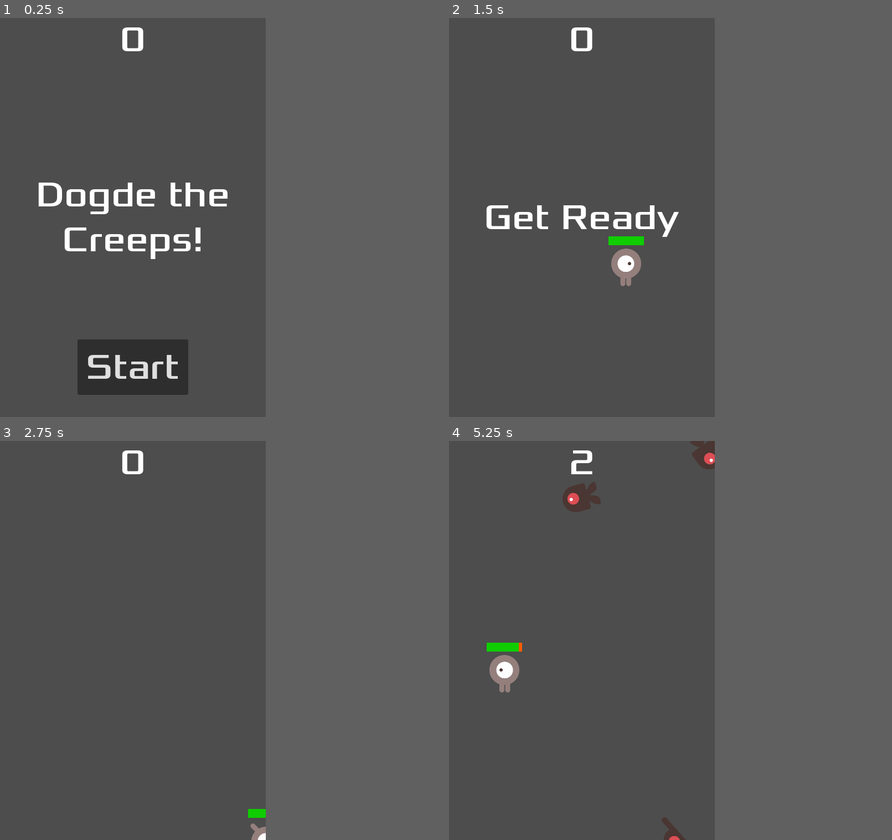
Above: before the commit, frames 1-4 (two rows, left to right).
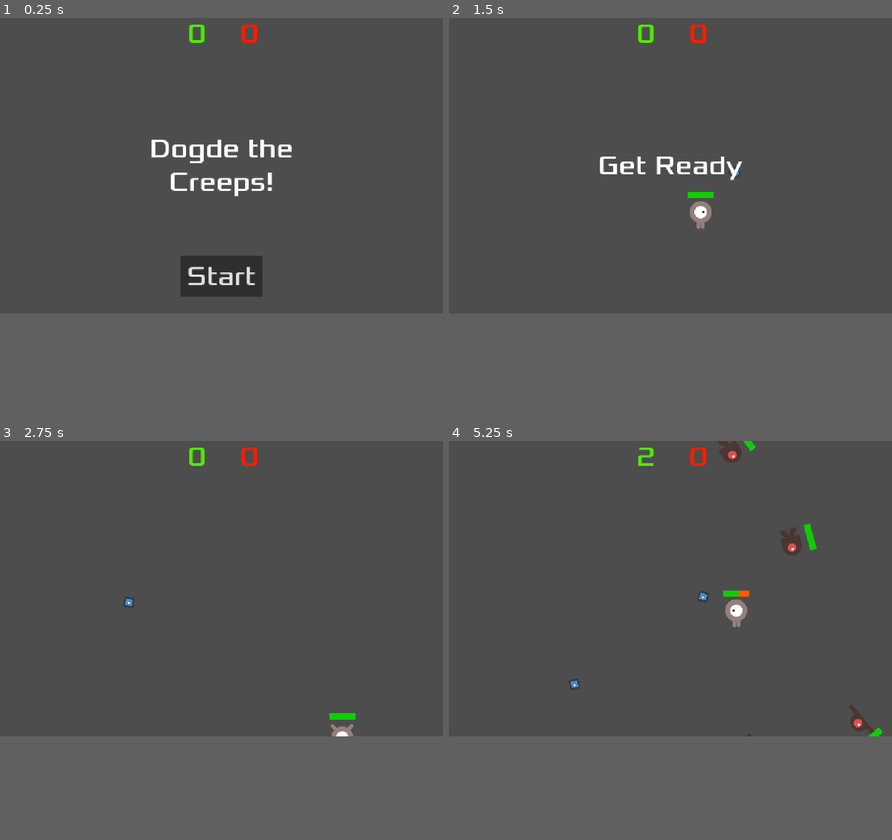
Above: after the commit, the same moments.

Repository: sergingameprays/dodge_creeps_mods
Game: Godot game, scene res://base_game/game.tscn
Two runs of this game, one before a commit and one after it. Both use one fixed random seed, a clock stepped at 60 frames per second and the inputs below. The engine's default icon, where the game draws it, is replaced by a stand-in: a white triangle on a blue panel in a dark square.
Inputs (mouse positions are in pixels of both pictures, inside the frame that each line leads up to):
- Up to frame 1 (0.25 s): no input
- Up to frame 2 (1.5 s): click "Start" at 0.5 s; tap Enter at 1.25 s; move the mouse to (639, 197) at 1.27 s; press the mouse at (639, 197) at 1.28 s; hold Right (move_right) from 1.28 s (still down)
- Up to frame 3 (2.75 s): move the mouse to (79, 660) at 2.02 s; release Right (move_right) at 2.03 s; release the mouse at (79, 660) at 2.03 s; hold Down (move_down) from 2.03 s (still down); click (79, 660) at 2.1 s
- Up to frame 4 (5.25 s): move the mouse to (608, 552) at 2.77 s; release Down (move_down) at 2.78 s; press the mouse at (608, 552) at 2.78 s; hold Right (move_right) 2.78-3.53 s; move the mouse to (568, 720) at 3.52 s; release the mouse at (568, 720) at 3.53 s; hold Up (move_up) 3.53-4.28 s; click (568, 720) at 3.6 s; move the mouse to (661, 700) at 4.27 s; press the mouse at (661, 700) at 4.28 s; hold Left (move_left) from 4.28 s (still down); move the mouse to (502, 580) at 5.02 s; release the mouse at (502, 580) at 5.03 s; click (502, 580) at 5.1 s
In our replay, the window is 480x720 before the commit and 800x533 after it. These sizes can differ from the game's own. Grey fills any space a smaller window leaves; there, only what the larger window draws over its background counts as a difference.

The runs differ from the first frame. In frame 1, 8.5% of the frame differs, in the area x 8-66%, y 1-95%; in frame 2, 3.1%; in frame 3, 0.8%; in frame 4, 3.0%.

Commit message:
feat: bullets and so on

Diff:
--- a/base_game/game.gd
+++ b/base_game/game.gd
@@ -38,6 +38,7 @@
 	var velocity = Vector2(randf_range(150.0, 250.0), 0.0)
 	mob.linear_velocity = velocity.rotated(direction)
 	add_child(mob)
+	mob.points_conquered.connect($HUD._update_kill_score) ##added
 
 func _on_score_timer_timeout() -> void:
 	score += 1
--- a/base_game/game.tscn
+++ b/base_game/game.tscn
@@ -7,9 +7,9 @@
 
 [sub_resource type="Curve2D" id="Curve2D_80nbo"]
 _data = {
-"points": PackedVector2Array(0, 0, 0, 0, 1, 0, 0, 0, 0, 0, 481, 0, 0, 0, 0, 0, 481, 719, 0, 0, 0, 0, 1, 719, 0, 0, 0, 0, 1, 0)
+"points": PackedVector2Array(0, 0, 0, 0, 1, 0, 0, 0, 0, 0, 1076, 4, 0, 0, 0, 0, 1078, 341, 0, 0, 0, 0, 1071, 712, 0, 0, 0, 0, 1, 719, 0, 0, 0, 0, 1, 0)
 }
-point_count = 5
+point_count = 6
 
 [node name="Main" type="Node" unique_id=913520818]
 script = ExtResource("1_j5jpo")
@@ -27,13 +27,14 @@
 one_shot = true
 
 [node name="StartPosition" type="Marker2D" parent="." unique_id=281672279]
-position = Vector2(240, 450)
+position = Vector2(534, 480)
 
 [node name="MobPath" type="Path2D" parent="." unique_id=1504112958]
 curve = SubResource("Curve2D_80nbo")
 
 [node name="MobSpawnLocation" type="PathFollow2D" parent="MobPath" unique_id=196331783]
 position = Vector2(1, 0)
+rotation = 0.003720913
 
 [node name="HUD" parent="." unique_id=341309747 instance=ExtResource("4_ap70w")]
 
--- a/base_game/hud.gd
+++ b/base_game/hud.gd
@@ -1,6 +1,7 @@
 extends CanvasLayer
 
 signal start_game
+var kill_score: int = 0 #added
 
 # Called when the node enters the scene tree for the first time.
 func _ready() -> void:
@@ -26,6 +27,11 @@
 
 	$StartButton.show()
 
+# added
+func _update_kill_score(amount:int) -> void:
+	kill_score += amount
+	$KillScoreLabel.text = str(kill_score)
+
 func update_score(score):
 	$ScoreLabel.text = str(score)
 
--- a/base_game/hud.tscn
+++ b/base_game/hud.tscn
@@ -7,11 +7,12 @@
 script = ExtResource("1_64ctp")
 
 [node name="ScoreLabel" type="Label" parent="." unique_id=1668388375]
+modulate = Color(0.3164047, 0.91878873, 0, 1)
 anchors_preset = 5
 anchor_left = 0.5
 anchor_right = 0.5
-offset_left = -425.0
-offset_right = 425.0
+offset_left = -540.0
+offset_right = 420.0
 offset_bottom = 78.0
 grow_horizontal = 2
 theme_override_fonts/font = ExtResource("1_37p78")
@@ -59,5 +60,20 @@
 wait_time = 2.0
 one_shot = true
 
+[node name="KillScoreLabel" type="Label" parent="." unique_id=2002578294]
+modulate = Color(1, 0.105882354, 0, 1)
+anchors_preset = 5
+anchor_left = 0.5
+anchor_right = 0.5
+offset_left = -476.0
+offset_right = 612.0
+offset_bottom = 78.0
+grow_horizontal = 2
+theme_override_fonts/font = ExtResource("1_37p78")
+theme_override_font_sizes/font_size = 64
+text = "0"
+horizontal_alignment = 1
+vertical_alignment = 1
+
 [connection signal="pressed" from="StartButton" to="." method="_on_start_button_pressed"]
 [connection signal="timeout" from="MessageTimer" to="." method="_on_message_timer_timeout"]
--- a/base_game/mob.gd
+++ b/base_game/mob.gd
@@ -1,6 +1,11 @@
 extends RigidBody2D
 
 
+@onready var character: Character ##added
+@export var damage: int = 40
+signal points_conquered(amount:int) ## added
+
+@export var point_value: int = 1
 # Called when the node enters the scene tree for the first time.
 func _ready() -> void:
 	var mob_types = Array($AnimatedSprite2D.sprite_frames.get_animation_names())
@@ -11,5 +16,15 @@
 func _process(delta: float) -> void:
 	pass
 
+#added
+func take_damage(amount: int) -> void:
+	character = $Character
+	character.take_damage(amount)
+
+##added, the body was originally in _on_body_entered(body: Node2D)
+func _on_character_died() -> void:
+	points_conquered.emit(point_value)
+	queue_free()
+
 func _on_visible_on_screen_notifier_2d_screen_exited():
 	queue_free()
--- a/base_game/mob.tscn
+++ b/base_game/mob.tscn
@@ -7,6 +7,7 @@
 [ext_resource type="Texture2D" uid="uid://24yy1wdwvsob" path="res://art/enemySwimming_2.png" id="4_ieysi"]
 [ext_resource type="Texture2D" uid="uid://cec3jqefvrppb" path="res://art/enemyWalking_1.png" id="5_cixyi"]
 [ext_resource type="Texture2D" uid="uid://dslfut55a5pq2" path="res://art/enemyWalking_2.png" id="6_7ulmv"]
+[ext_resource type="PackedScene" uid="uid://dv68jr8asddft" path="res://lib/character.tscn" id="8_ij4lo"]
 
 [sub_resource type="SpriteFrames" id="SpriteFrames_pcqmr"]
 animations = [{
@@ -64,3 +65,7 @@
 shape = SubResource("CapsuleShape2D_jbnni")
 
 [node name="VisibleOnScreenNotifier2D" type="VisibleOnScreenNotifier2D" parent="." unique_id=1374096282 groups=["mobs"]]
+
+[node name="Character" parent="." unique_id=1983911029 instance=ExtResource("8_ij4lo")]
+
+[connection signal="died" from="Character" to="." method="_on_character_died"]
--- a/base_game/player.gd
+++ b/base_game/player.gd
@@ -6,10 +6,12 @@
 var screen_size
 
 @onready var character: Character ##added
+@onready var gun: Gun = $Gun
 
 func _ready() -> void:
 	character = $Character ##added
 	screen_size = get_viewport_rect().size
+	character.hide() # to not fire without started the game
 	hide()
 
 func _process(delta: float) -> void:
@@ -40,19 +42,25 @@
 		$AnimatedSprite2D.animation = "up"
 		$AnimatedSprite2D.flip_v = velocity.y > 0
 
+	gun.look_at(get_global_mouse_position())
+	if Input.is_action_just_pressed("shoot") and character.visible:
+		gun.fire()
+
 func _on_body_entered(body: Node2D) -> void:
 	character = $Character #added
-	character.take_damage(10) ## added
+	character.take_damage(body.damage) ## added
 
 
 func start(pos):
 	character.reset() ## added
 	position = pos
+	character.show() ##added to dont fire without started
 	show()
 	$CollisionShape2D.disabled = false
 
 ##added, the body was originally in _on_body_entered(body: Node2D)
 func _on_character_died() -> void:
+	character.hide() # to not fire without started the game
 	hide()
 	hit.emit()
 	$CollisionShape2D.set_deferred("disabled", true)
--- a/base_game/player.tscn
+++ b/base_game/player.tscn
@@ -6,6 +6,7 @@
 [ext_resource type="Texture2D" uid="uid://cllnsoi33i3x2" path="res://art/playerGrey_walk1.png" id="3_2hs0m"]
 [ext_resource type="Texture2D" uid="uid://c0oxb2bfrdl7b" path="res://art/playerGrey_walk2.png" id="4_1jxqw"]
 [ext_resource type="PackedScene" uid="uid://dv68jr8asddft" path="res://lib/character.tscn" id="6_ab0a1"]
+[ext_resource type="PackedScene" uid="uid://dj02bo1mm0a08" path="res://lib/gun.tscn" id="7_cndew"]
 
 [sub_resource type="SpriteFrames" id="SpriteFrames_dw050"]
 animations = [{
@@ -50,5 +51,8 @@
 
 [node name="Character" parent="." unique_id=1983911029 instance=ExtResource("6_ab0a1")]
 
+[node name="Gun" parent="." unique_id=1551378296 instance=ExtResource("7_cndew")]
+bullet_damage = 20.0
+
 [connection signal="body_entered" from="." to="." method="_on_body_entered"]
 [connection signal="died" from="Character" to="." method="_on_character_died"]
--- /dev/null
+++ b/lib/bullet.gd
@@ -0,0 +1,31 @@
+extends Area2D #is better for bullets because we can manage the physics better
+class_name Bullet
+
+@export var speed: float = 800.0
+@export var damage: float = 10.0
+@export var lifetime: float = 2.0
+
+var direction: Vector2 = Vector2.RIGHT
+
+# Called when the node enters the scene tree for the first time.
+func _ready() -> void:
+	rotation = direction.angle()
+
+	get_tree().create_timer(lifetime).timeout.connect(queue_free)
+	body_entered.connect(_on_body_entered)
+	area_entered.connect(_on_area_entered)
+
+# Called every frame. 'delta' is the elapsed time since the previous frame.
+func _physics_process(delta: float) -> void:
+	position += direction * speed * delta
+
+func _on_body_entered(body: Node2D) -> void:
+	_handle_hit(body)
+
+func _on_area_entered(body: Node2D) -> void:
+	_handle_hit(body)
+
+func _handle_hit(target: Node) -> void:
+	if target.has_method("take_damage"):
+		target.take_damage(damage)
+	queue_free()
--- /dev/null
+++ b/lib/bullet.tscn
@@ -0,0 +1,17 @@
+[gd_scene format=3 uid="uid://db54oqyyust13"]
+
+[ext_resource type="Script" uid="uid://3v4tk7o1hdfm" path="res://lib/bullet.gd" id="1_3ws8m"]
+[ext_resource type="Texture2D" uid="uid://cly37ujukhivw" path="res://icon.svg" id="2_ctcvu"]
+
+[sub_resource type="CircleShape2D" id="CircleShape2D_a71bl"]
+radius = 16.0
+
+[node name="Bullet" type="Area2D" unique_id=166657141]
+script = ExtResource("1_3ws8m")
+
+[node name="CollisionShape2D" type="CollisionShape2D" parent="." unique_id=146895875]
+shape = SubResource("CircleShape2D_a71bl")
+
+[node name="Sprite2D" type="Sprite2D" parent="." unique_id=1611712068]
+scale = Vector2(0.1875, 0.1875)
+texture = ExtResource("2_ctcvu")
--- /dev/null
+++ b/lib/gun.gd
@@ -0,0 +1,50 @@
+extends Node2D
+class_name Gun
+
+@export var bullet_scene: PackedScene
+@export var fire_rate: float = 0.2
+@export var bullet_speed: float = 800.0
+@export var bullet_damage: float = 10.0
+
+@onready var muzzle: Marker2D = $"Muzzle (marker2D)"
+
+var _can_fire: bool = true
+
+func fire() -> void:
+	if not _can_fire or bullet_scene == null:
+		return
+
+	_can_fire = false
+	var look_direction = (get_global_mouse_position() - global_position).normalized()
+	var spawn_distance = 40.0
+
+	var bullet := bullet_scene.instantiate() as Bullet
+
+	bullet.global_position = muzzle.global_position + (look_direction * spawn_distance)
+	bullet.direction = Vector2.RIGHT.rotated(global_rotation)
+	bullet.speed = bullet_speed
+	bullet.damage = bullet_damage
+	bullet.rotation = look_direction.angle()
+
+	get_tree().current_scene.add_child(bullet)
+
+	await get_tree().create_timer(fire_rate).timeout
+	_can_fire = true
+
+
+# Called when the node enters the scene tree for the first time.
+func _ready() -> void:
+	pass # Replace with function body.
+
+
+# Called every frame. 'delta' is the elapsed time since the previous frame.
+func _process(delta: float) -> void:
+	pass
+
+
+## remember to add in some* function of the player/enemy/whatever you want the gun:
+# @onready var...
+# in function:
+#    gun.look_at(get_global_mouse_position())
+#	 if Input.is_action_pressed("shoot"*):
+#	     gun.fire()
--- /dev/null
+++ b/lib/gun.tscn
@@ -0,0 +1,10 @@
+[gd_scene format=3 uid="uid://dj02bo1mm0a08"]
+
+[ext_resource type="Script" uid="uid://3yd7qddf27jw" path="res://lib/gun.gd" id="1_gjuty"]
+[ext_resource type="PackedScene" uid="uid://db54oqyyust13" path="res://lib/bullet.tscn" id="2_lnotd"]
+
+[node name="Gun" type="Node2D" unique_id=1551378296]
+script = ExtResource("1_gjuty")
+bullet_scene = ExtResource("2_lnotd")
+
+[node name="Muzzle (marker2D)" type="Marker2D" parent="." unique_id=297952661]
--- a/project.godot
+++ b/project.godot
@@ -17,7 +17,7 @@
 
 [display]
 
-window/size/viewport_width=480
+window/size/viewport_width=1080
 window/size/viewport_height=720
 window/stretch/mode="canvas_items"
 
@@ -43,6 +43,11 @@
 "events": [Object(InputEventKey,"resource_local_to_scene":false,"resource_name":"","device":-1,"window_id":0,"alt_press …(195 unchanged characters)…
 ]
 }
+shoot={
+"deadzone": 0.2,
+"events": [Object(InputEventMouseButton,"resource_local_to_scene":false,"resource_name":"","device":-1,"window_id":0,"alt_pressed":false,"shift_pressed":false,"ctrl_pressed":false,"meta_pressed":false,"button_mask":1,"position":Vector2(238, 21),"global_position":Vector2(247, 69),"factor":1.0,"button_index":1,"canceled":false,"pressed":true,"double_click":false,"script":null)
+]
+}
 
 [physics]
 
Not shown, added: lib/bullet.gd.uid
Not shown, added: lib/gun.gd.uid
